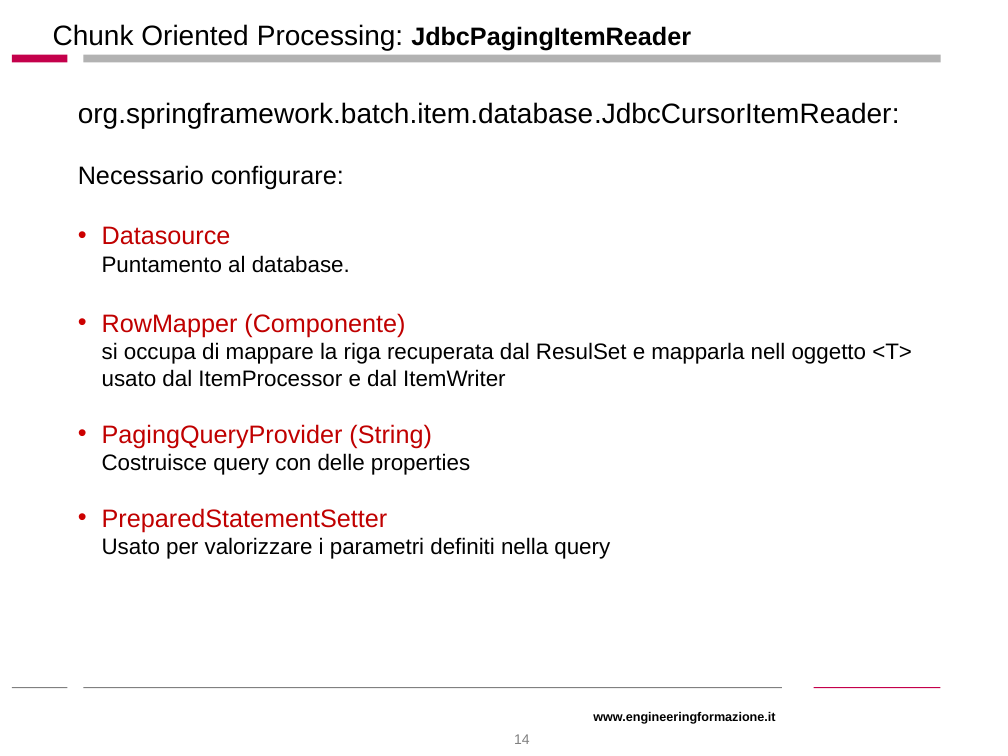
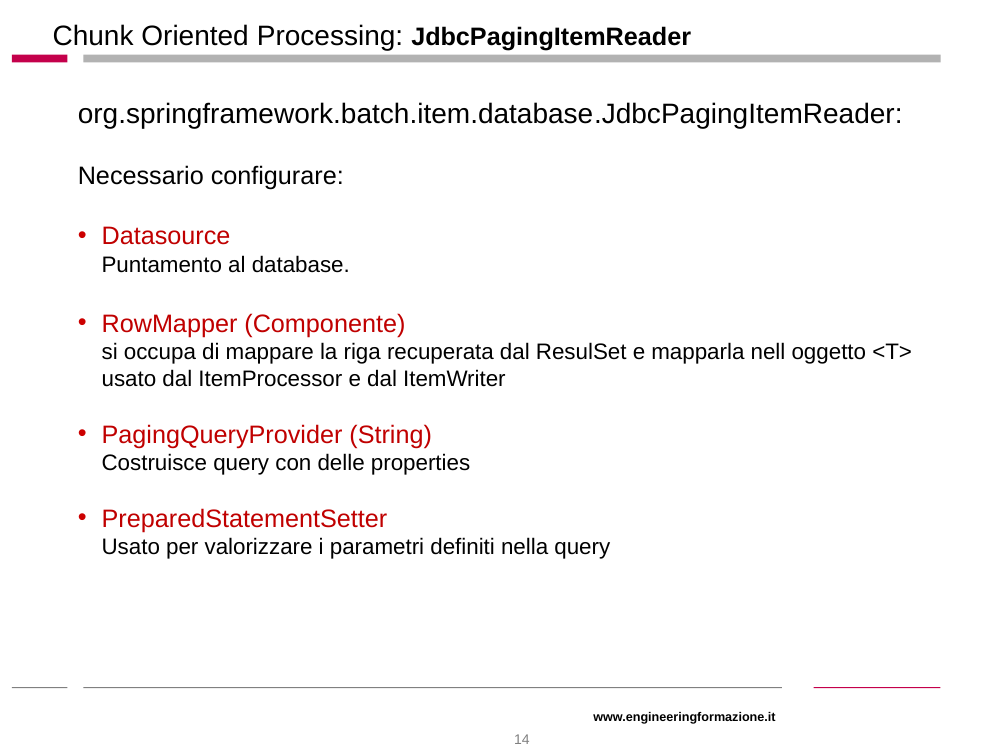
Before and after one commit to stefanofiorenza/SpringBatch, a slide deck: slide 14 of Docs/Slides/SpringBatchCOP.ppt. Drawn at 1008x756 pixels with LibreOffice and Linux fonts; fonts in the diff are those of the drawing; background and template pictures are left out. Boxes give left, top, right and bottom in pixels: in the first picture for what was removed or moved away, otherwise in the second. Text is boxed around its words. In the diff, an @@ line names an element or a change of style, - is before the commit and + after.

```diff
--- a/Docs/Slides/SpringBatchCOP.ppt
+++ b/Docs/Slides/SpringBatchCOP.ppt
@@ text at <box>78,102,903,128</box>: text changed @@
-org.springframework.batch.item.database.JdbcCursorItemReader:
+org.springframework.batch.item.database.JdbcPagingItemReader:
```
Also in this commit, not shown: 58 other files.
